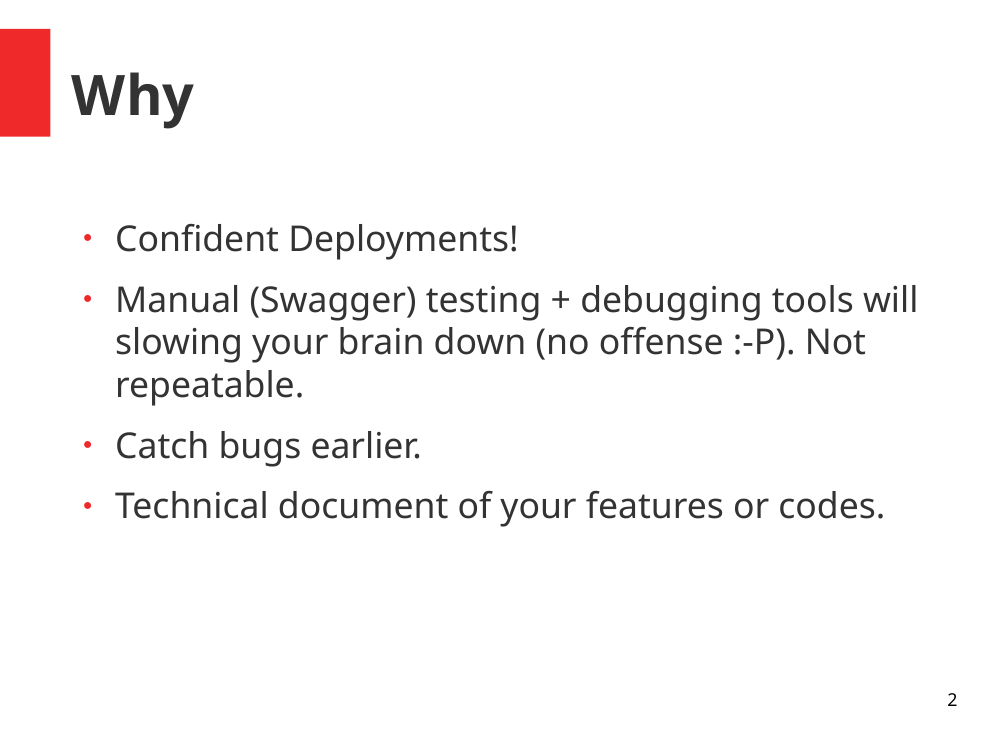
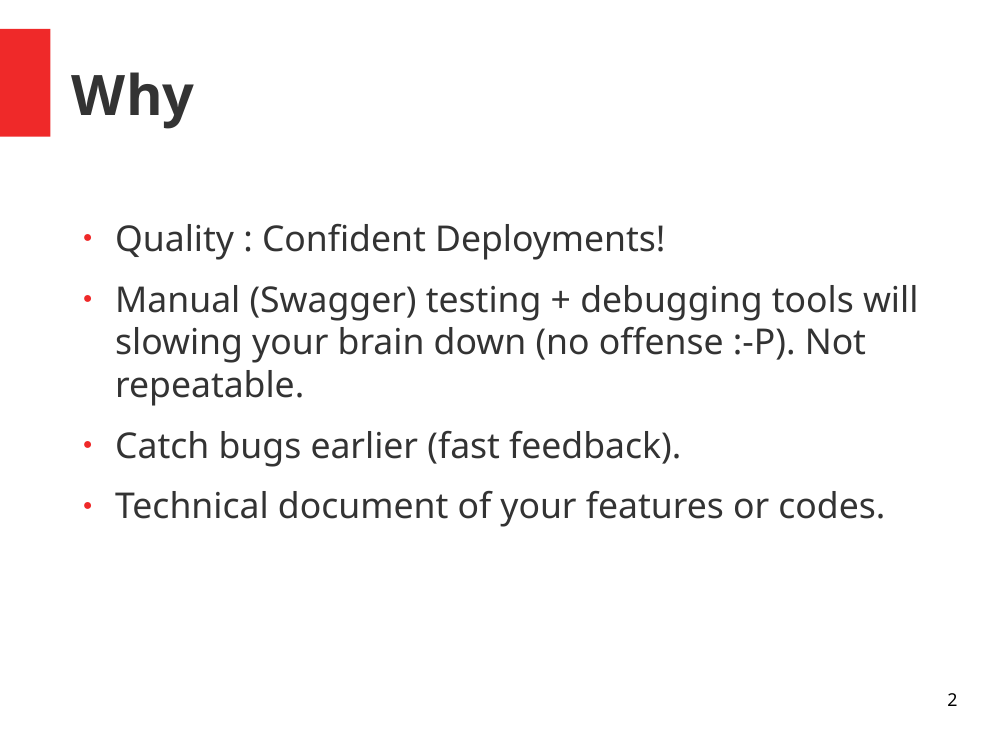
Before and after one commit to mzakyalvan/spring-test-sharing, a slide deck: slide 2 of src/main/resources/presentation.odp. Drawn at 1008x756 pixels with LibreOffice and Linux fonts; fonts in the diff are those of the drawing. Boxes give left, top, right and bottom in pixels: in the first picture for what was removed or moved away, otherwise in the second. Text is boxed around its words. In the diff, an @@ line names an element or a change of style, - is before the commit and + after.

```diff
--- a/src/main/resources/presentation.odp
+++ b/src/main/resources/presentation.odp
@@ text at box(115, 224, 665, 260): text changed @@
-● Confident Deployments!
+● Quality : Confident Deployments!
@@ text at box(115, 431, 681, 467): text changed @@
-● Catch bugs earlier.
+● Catch bugs earlier (fast feedback).
```
Also in this commit, not shown: 1 other slide changed, 1 slide added, 10 other files.
